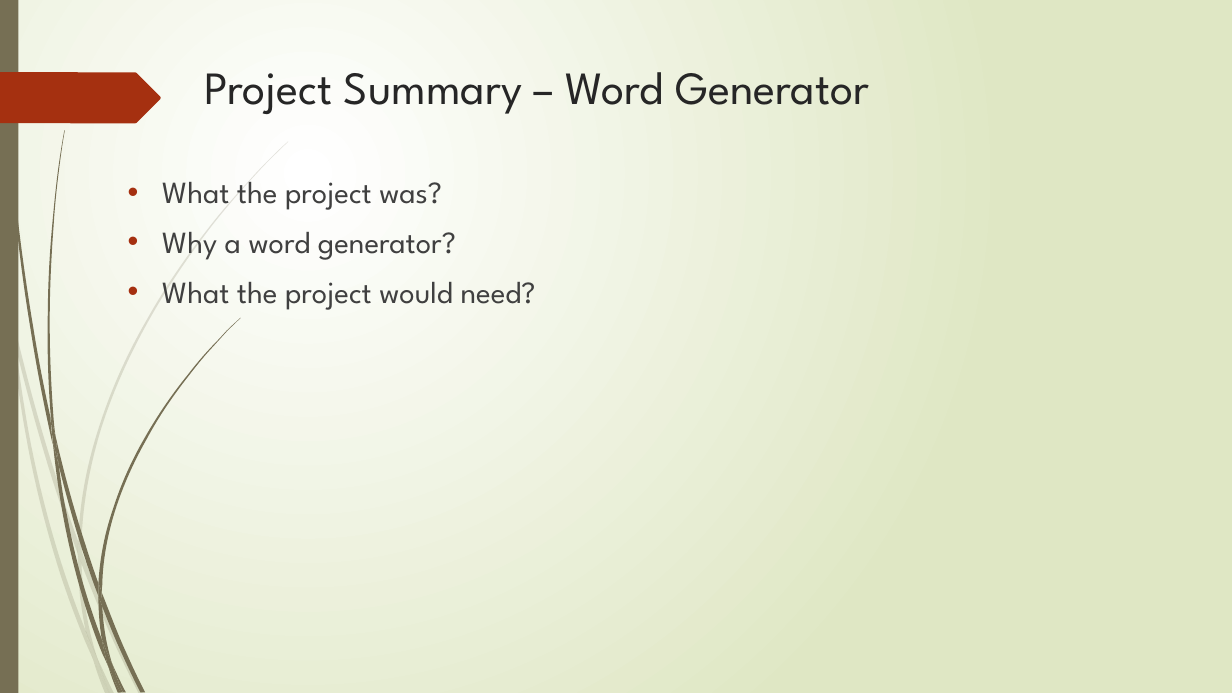
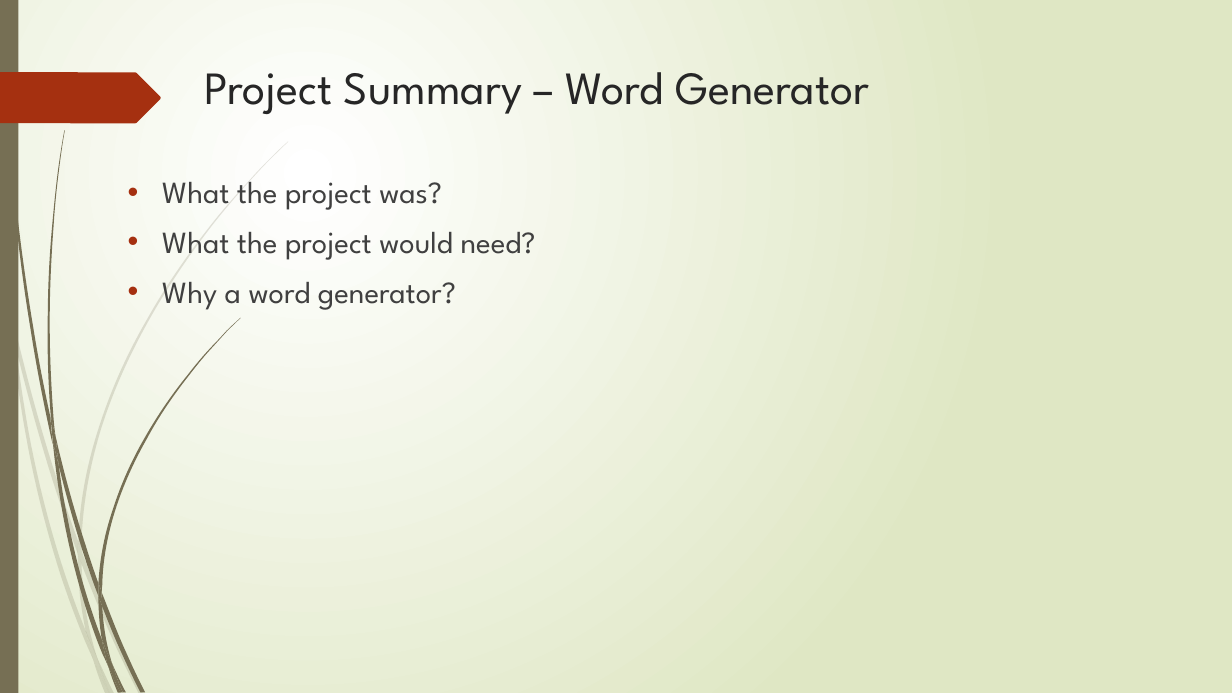
Before and after one commit to RM147/StoryGen, a slide deck: slide 3 of Project Presentation.pptx. Drawn at 1232x693 pixels with LibreOffice and Linux fonts; fonts in the diff are those of the drawing. Boxes give left, top, right and bottom in pixels: in the first picture for what was removed or moved away, otherwise in the second. Text is boxed around its words. In the diff, an @@ line names an element or a change of style, - is before the commit and + after.

```diff
--- a/Project Presentation.pptx
+++ b/Project Presentation.pptx
@@ text at (x1=162, y1=232, x2=536, y2=260): paragraph added @@
+• What the project would need?
@@ text at (x1=162, y1=282, x2=536, y2=310): paragraph removed @@
-• What the project would need?
```
Also in this commit, not shown: 10 other slides changed.
